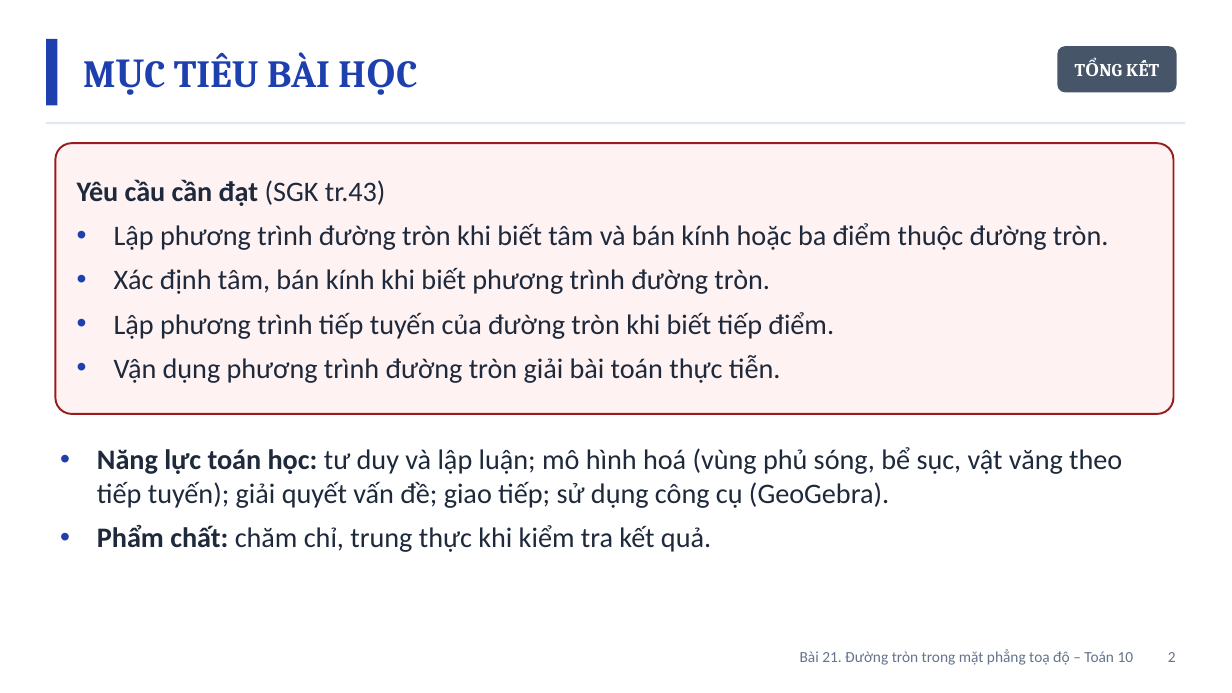
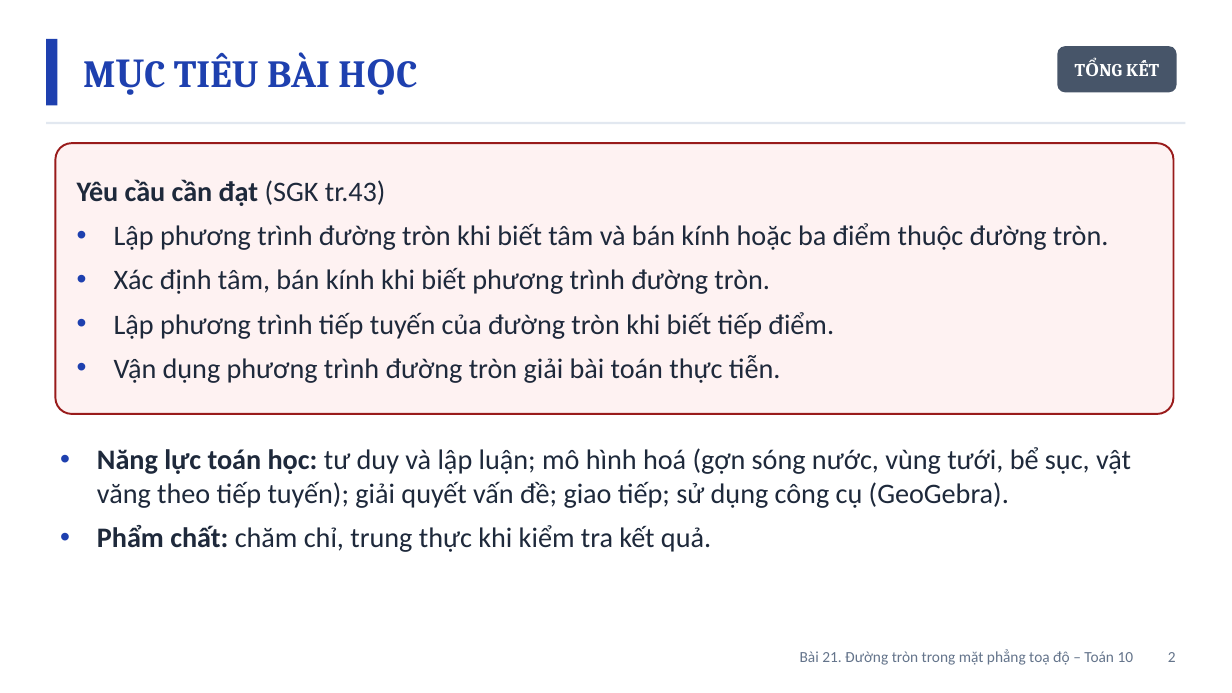
Before and after one commit to Trangtu66/Taode_thi_online, a slide deck: slide 2 of mon/toan/bai_giang_dien_tu/lop10/BaiGiangDienTu_TOAN10_Bai21_DuongTron_T73-74.pptx. Drawn at 1232x693 pixels with LibreOffice and Linux fonts; fonts in the diff are those of the drawing. Boxes give left, top, right and bottom in pixels: in the first picture for what was removed or moved away, otherwise in the second. Text is boxed around its words. In the diff, an @@ line names an element or a change of style, - is before the commit and + after.

```diff
--- a/mon/toan/bai_giang_dien_tu/lop10/BaiGiangDienTu_TOAN10_Bai21_DuongTron_T73-74.pptx
+++ b/mon/toan/bai_giang_dien_tu/lop10/BaiGiangDienTu_TOAN10_Bai21_DuongTron_T73-74.pptx
@@ text at (97,447,1131,508): text changed @@
-• Năng lực toán học: tư duy và lập luận; mô hình hoá (vùng phủ sóng, bể sục, vật văng theo tiếp tuyến); giải quyết vấn đề; giao tiếp; sử dụng công cụ (GeoGebra).
+• Năng lực toán học: tư duy và lập luận; mô hình hoá (gợn sóng nước, vùng tưới, bể sục, vật văng theo tiếp tuyến); giải quyết vấn đề; giao tiếp; sử dụng công cụ (GeoGebra).
```
Also in this commit, not shown: 5 other slides changed, 4 other files.
